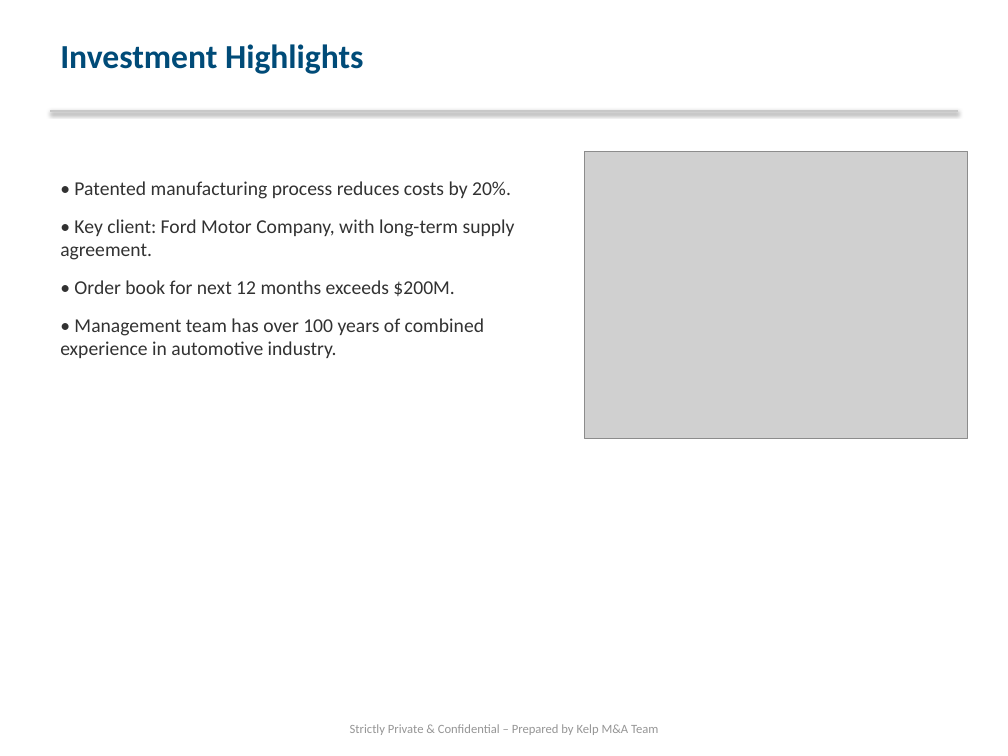
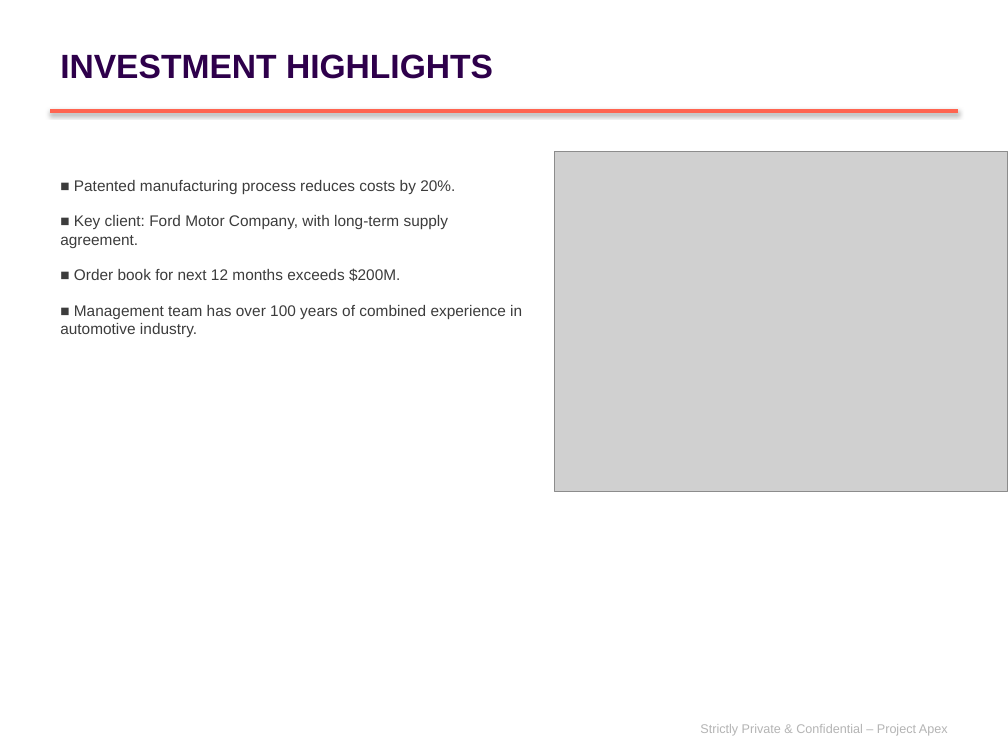
Before and after one commit to PiyushiAnand/Doc_to_PPT, a slide deck: slide 4 of Blind_Teaser_Final.pptx (slide 3 before the commit). Drawn at 1008x756 pixels with LibreOffice and Linux fonts; fonts in the diff are those of the drawing; grey boxes stand for pictures. Boxes give left, top, right and bottom in pixels: in the first picture for what was removed or moved away, otherwise in the second. Text is boxed around its words. In the diff, an @@ line names an element or a change of style, - is before the commit and + after.

```diff
--- a/Blind_Teaser_Final.pptx
+++ b/Blind_Teaser_Final.pptx
@@ text at [60,54,493,79]: text changed; font Calibri to Arial; text colour #004B78 to #2E004B @@
-Investment Highlights
+INVESTMENT HIGHLIGHTS
@@ line (50, 111) - (958, 111): stroke #C8C8C8 1.5 pt to #FF6450 3 pt @@
@@ picture: place and size @@
-picture at [585,151,968,438]
+picture at [554,151,1008,492]
@@ text at [60,180,522,337]: text changed; size 14 to 11 pt; font Calibri to Arial; text colour #323232 to #3C3C3C @@
-• Patented manufacturing process reduces costs by 20%.
-• Key client: Ford Motor Company, with long-term supply agreement.
-• Order book for next 12 months exceeds $200M.
-• Management team has over 100 years of combined experience in automotive industry.
+■ Patented manufacturing process reduces costs by 20%.
+■ Key client: Ford Motor Company, with long-term supply agreement.
+■ Order book for next 12 months exceeds $200M.
+■ Management team has over 100 years of combined experience in automotive industry.
@@ text at [700,724,948,736]: text changed; font Calibri to Arial; text colour #969696 to #B4B4B4 @@
-Strictly Private & Confidential – Prepared by Kelp M&A Team
+Strictly Private & Confidential – Project Apex
```
Also in this commit, not shown: 2 other slides changed, 1 slide added, 4 other files.
